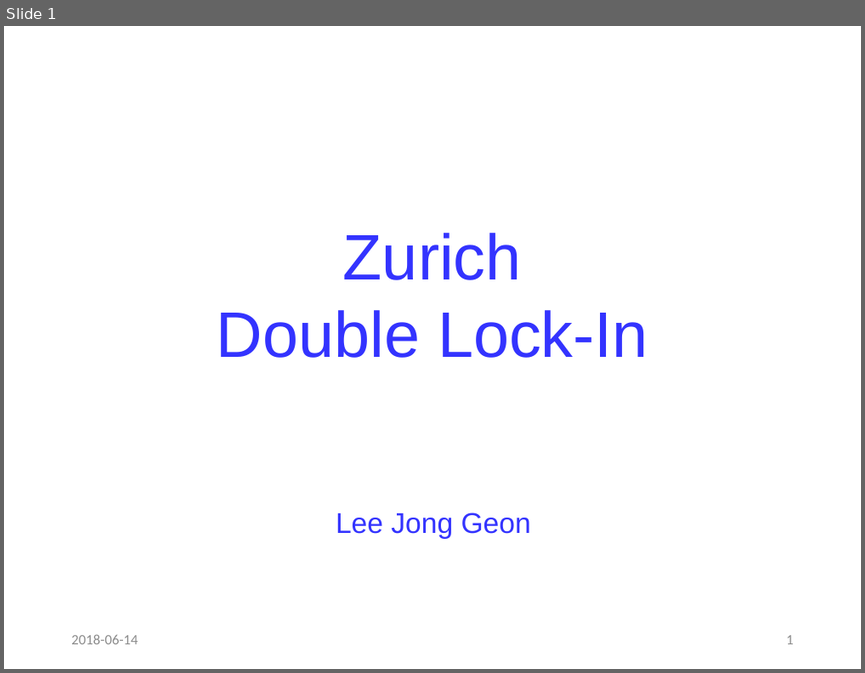
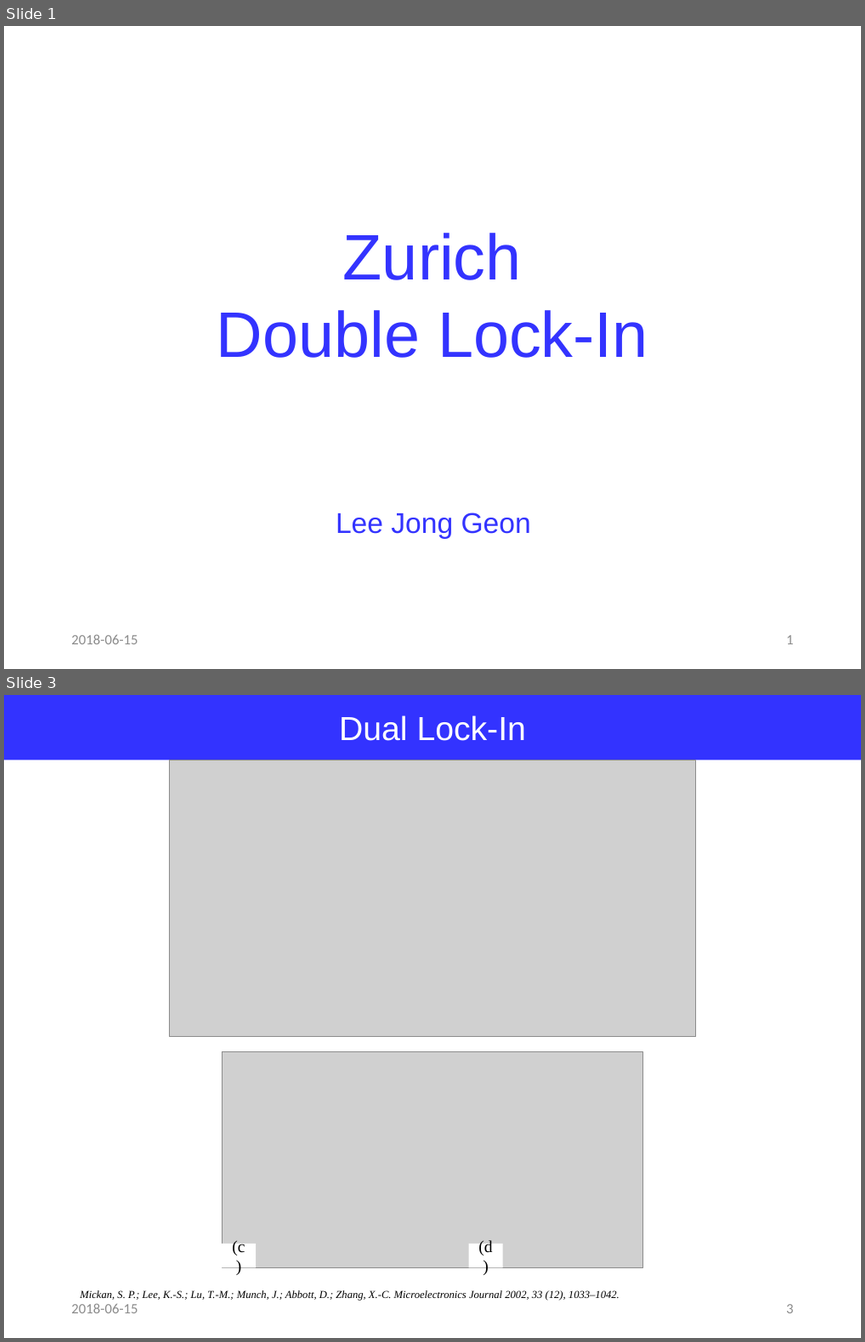
Before and after one commit to jglee96/NBTP_Lab, a slide deck: 랩미팅/201806/180614 Zurich Lock-In(Jong).pptx. Shown one above the other, each under a label of ours: slide 1 before the commit, slides 1 and 3 after it; the slides between them are not shown. The pictures are 865x673 and 865x1342 pixels, drawn with LibreOffice and Linux fonts; fonts in the diff are those of the drawing; grey boxes stand for pictures. Boxes give left, top, right and bottom in pixels: in the first picture for what was removed or moved away, otherwise in the second. Text is boxed around its words. In the diff, an @@ line names an element or a change of style, - is before the commit and + after.

```diff
--- a/랩미팅/201806/180614 Zurich Lock-In(Jong).pptx
+++ b/랩미팅/201806/180614 Zurich Lock-In(Jong).pptx
@@ slide 3 added at (4, 695, 861, 1338), background #FFFFFF @@
@@ rectangle added at (4, 695, 861, 760), fill #3333FF, 28 pt, text #FFFFFF @@
+Dual Lock-In
@@ picture added at (170, 760, 695, 1037) @@
@@ picture added at (222, 1052, 643, 1267) @@
@@ rectangle added at (222, 1243, 256, 1267), fill #FFFFFF, 14 pt, text #000000 @@
+(c)
@@ rectangle added at (468, 1243, 503, 1267), fill #FFFFFF, 14 pt, text #000000 @@
+(d)
@@ text added at (71, 1303, 137, 1313), 12 pt, text #8C8C8C @@
+2018-06-15
@@ text added at (80, 1290, 619, 1300), 9 pt, text #000000, italic @@
+Mickan, S. P.; Lee, K.-S.; Lu, T.-M.; Munch, J.; Abbott, D.; Zhang, X.-C. Microelectronics Journal 2002, 33 (12), 1033–1042.
@@ page number added at (786, 1304, 793, 1313), 12 pt, text #8C8C8C @@
+3
@@ slide 1 changed as well @@
@@ text at (71, 634, 137, 644): text changed @@
-2018-06-14
+2018-06-15
```
Also in this commit, not shown: 3 other slides changed, 1 other slide added, 5 slides removed.
